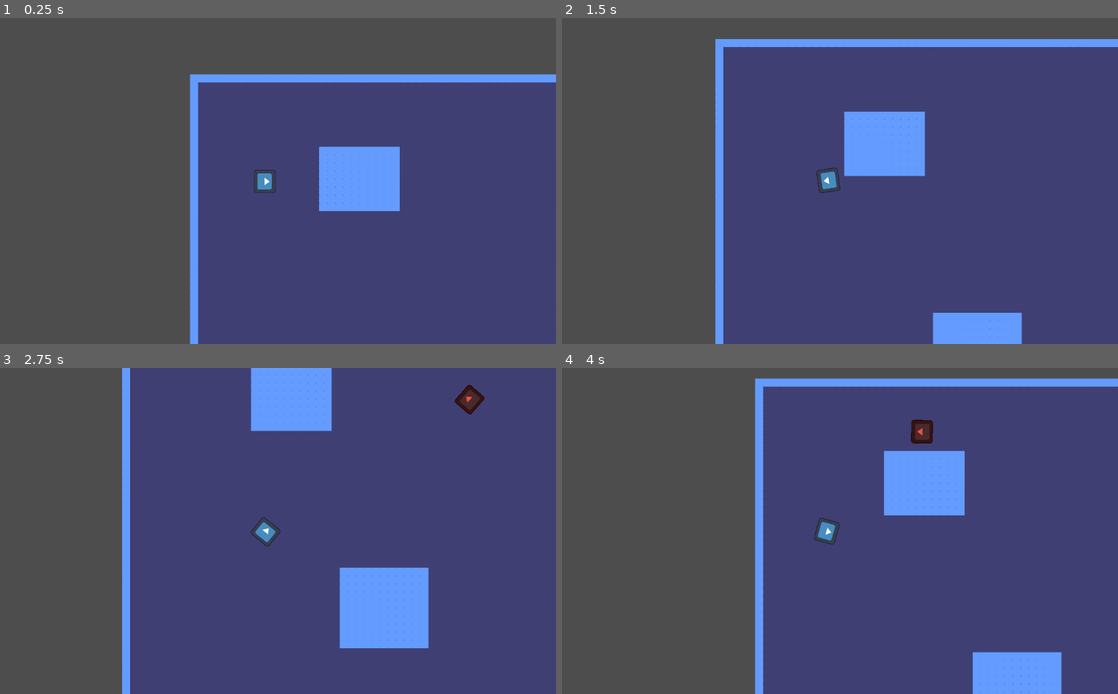
Above: before the commit, frames 1-4 (two rows, left to right).
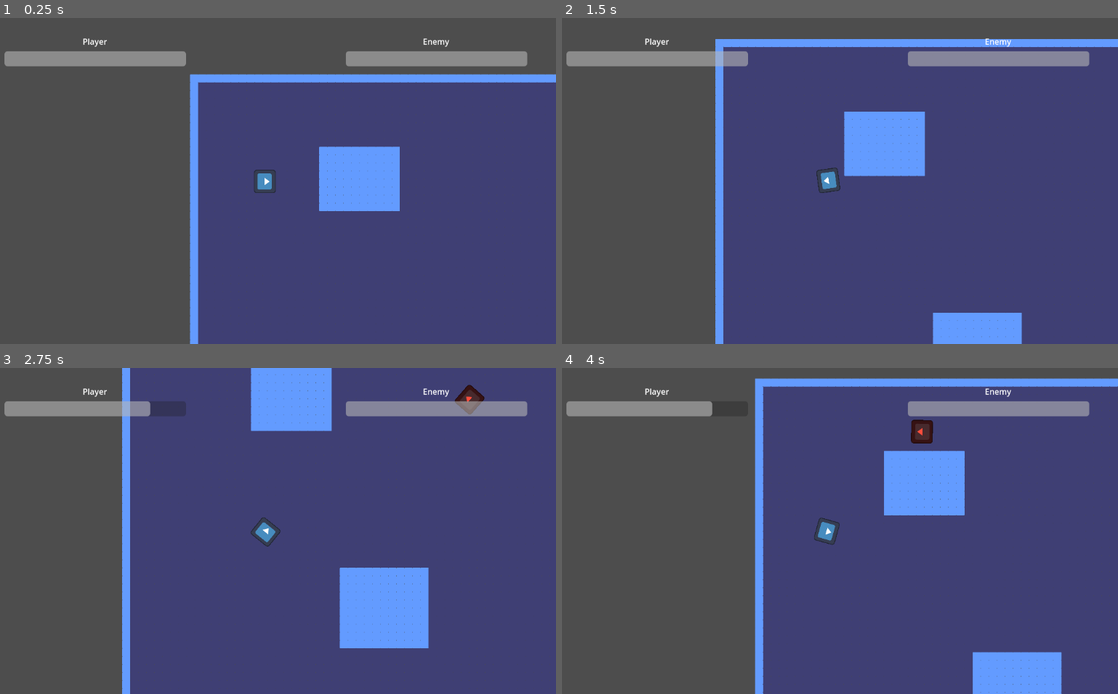
Above: after the commit, the same moments.

Repository: Gorgun-North/project-x
Game: Godot game, scene res://scenes/level_scenes/root.tscn
The game is run twice, just before and just after one commit, with the same random seed, the same clock (stepped at 60 frames per second) and the same inputs. The engine's default icon, where the game draws it, is replaced by a stand-in: a white triangle on a blue panel in a dark square.
Inputs (mouse positions are in pixels of both pictures, inside the frame that each line leads up to):
- Up to frame 1 (0.25 s): no input
- Up to frame 2 (1.5 s): tap Enter at 0.5 s; move the mouse to (956, 164) at 0.52 s; hold D (WASD_RIGHT) 0.53-1.28 s; click (956, 164) at 0.6 s; tap Space (SPACEBAR) at 1.25, 1.35 s; move the mouse to (712, 197) at 1.27 s; hold S (WASD_DOWN) from 1.28 s (still down)
- Up to frame 3 (2.75 s): move the mouse to (322, 459) at 2.02 s; release S (WASD_DOWN) at 2.03 s; hold D (WASD_RIGHT) from 2.03 s (still down); click (322, 459) at 2.1 s
- Up to frame 4 (4 s): move the mouse to (801, 596) at 2.77 s; release D (WASD_RIGHT) at 2.78 s; hold W (WASD_UP) 2.78-3.53 s; tap Space (SPACEBAR) at 2.85 s; move the mouse to (1001, 579) at 3.52 s; hold A (WASD_LEFT) from 3.53 s (still down); click (1001, 579) at 3.6 s

The runs differ from the first frame. In frame 1, 3.2% of the frame differs, in the area x 0-95%, y 6-15%; in frame 2, 3.2%; in frame 3, 3.1%; in frame 4, 2.9%.

Commit message:
made healthbar UI and a deathscreen

Diff:
--- /dev/null
+++ b/scenes/UI_scenes/in_game_hud.tscn
@@ -0,0 +1,73 @@
+[gd_scene load_steps=2 format=3 uid="uid://co3wyad1fl2fj"]
+
+[ext_resource type="Script" uid="uid://dyxygh0q8qmfu" path="res://scripts/ui_scripts/healthbar_script.gd" id="1_ff0op"]
+
+[node name="in_game_hud" type="Control" node_paths=PackedStringArray("player_healthbar", "enemy_healthbar")]
+process_mode = 3
+layout_mode = 3
+anchor_right = 1.0
+anchor_bottom = 1.0
+grow_horizontal = 2
+grow_vertical = 2
+script = ExtResource("1_ff0op")
+player_healthbar = NodePath("Control/VBoxContainer/player_healthbar")
+enemy_healthbar = NodePath("Control/VBoxContainer2/enemy_healthbar")
+
+[node name="Control" type="Control" parent="."]
+layout_mode = 1
+anchor_left = 0.05
+anchor_top = 0.05
+anchor_right = 0.95
+anchor_bottom = 0.95
+
+[node name="VBoxContainer" type="VBoxContainer" parent="Control"]
+layout_mode = 0
+offset_right = 360.0
+offset_bottom = 61.0
+
+[node name="text" type="RichTextLabel" parent="Control/VBoxContainer"]
+custom_minimum_size = Vector2(1.22, 30)
+layout_mode = 2
+size_flags_vertical = 3
+size_flags_stretch_ratio = 3.61
+bbcode_enabled = true
+text = "Player
+"
+horizontal_alignment = 1
+vertical_alignment = 1
+
+[node name="player_healthbar" type="ProgressBar" parent="Control/VBoxContainer"]
+clip_contents = true
+custom_minimum_size = Vector2(0, 30)
+layout_mode = 2
+step = 1.0
+value = 100.0
+rounded = true
+show_percentage = false
+
+[node name="VBoxContainer2" type="VBoxContainer" parent="Control"]
+layout_mode = 1
+anchors_preset = 1
+anchor_left = 1.0
+anchor_right = 1.0
+offset_left = -360.0
+offset_bottom = 61.0
+grow_horizontal = 0
+
+[node name="text" type="RichTextLabel" parent="Control/VBoxContainer2"]
+custom_minimum_size = Vector2(1.22, 30)
+layout_mode = 2
+size_flags_vertical = 3
+size_flags_stretch_ratio = 3.61
+bbcode_enabled = true
+text = "Enemy"
+horizontal_alignment = 1
+vertical_alignment = 1
+
+[node name="enemy_healthbar" type="ProgressBar" parent="Control/VBoxContainer2"]
+clip_contents = true
+custom_minimum_size = Vector2(0, 30)
+layout_mode = 2
+step = 1.0
+value = 100.0
+show_percentage = false
--- a/scenes/level_scenes/root.tscn
+++ b/scenes/level_scenes/root.tscn
@@ -6,6 +6,7 @@
 [ext_resource type="Texture2D" uid="uid://gwjtea5yup1c" path="res://assets/test_assets/greybox_02.png" id="4_56p8p"]
 [ext_resource type="PackedScene" uid="uid://bbpvhvlitgexu" path="res://scenes/UI_scenes/pause_game_hud.tscn" id="5_56p8p"]
 [ext_resource type="PackedScene" uid="uid://cvx33pw0eccp4" path="res://scenes/UI_scenes/gameover_hud.tscn" id="6_r3hiv"]
+[ext_resource type="PackedScene" uid="uid://co3wyad1fl2fj" path="res://scenes/UI_scenes/in_game_hud.tscn" id="7_wc2xo"]
 
 [sub_resource type="NavigationPolygon" id="NavigationPolygon_56p8p"]
 vertices = PackedVector2Array(400, 1296, 2768, 1360, -784, 1360, -112, 1296, 2480, 1072, 1840, 1072, 2768, -80, 2480, 592, 1616, 688, 1616, 144, 1840, 592, 1008, 688, 400, 816, 16, 432, 1008, 144, -112, 816, -464, 432, 16, 16, -784, -80, -464, 16)
@@ -64,3 +65,6 @@
 
 [node name="Gameover_hud" parent="CanvasLayer" instance=ExtResource("6_r3hiv")]
 visible = false
+
+[node name="in_game_hud" parent="CanvasLayer" instance=ExtResource("7_wc2xo")]
+anchors_preset = 15
--- /dev/null
+++ b/scripts/ui_scripts/healthbar_script.gd
@@ -0,0 +1,21 @@
+extends Control
+
+var player: entity
+var enemy: entity
+
+@export var player_healthbar: ProgressBar
+@export var enemy_healthbar : ProgressBar
+
+func _ready() -> void:
+	player = get_tree().get_first_node_in_group("Player")
+	enemy = get_tree().get_first_node_in_group("Enemy")
+
+	player_healthbar.max_value = player.health
+	enemy_healthbar.max_value = enemy.health
+
+func _process(_delta: float) -> void:
+	player_healthbar.value = player.health
+	enemy_healthbar.value = enemy.health
+
+	if player.health <= 0.0:
+		self.hide()
--- a/scripts/ui_scripts/initiate_game_over.gd
+++ b/scripts/ui_scripts/initiate_game_over.gd
@@ -4,7 +4,7 @@
 @export var gameover_hud: Control
 
 var game_over_text: Array = [
-	"Looks like you're at till lunch...",
+	"Looks like you're out till lunch...",
 	"No gamer time for you",
 	"Skill issue",
 	"Why don't you try again :)"
Not shown, changed: export_presets.cfg
Not shown: 1 places in scenes/level_scenes/root.tscn that only renumber resources
Not shown, added: scripts/ui_scripts/healthbar_script.gd.uid
